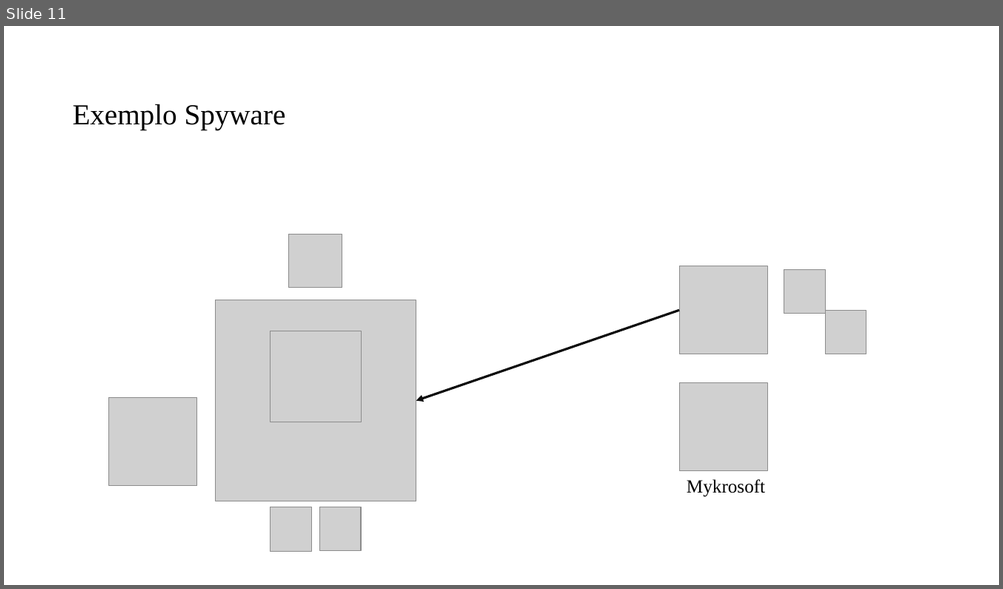
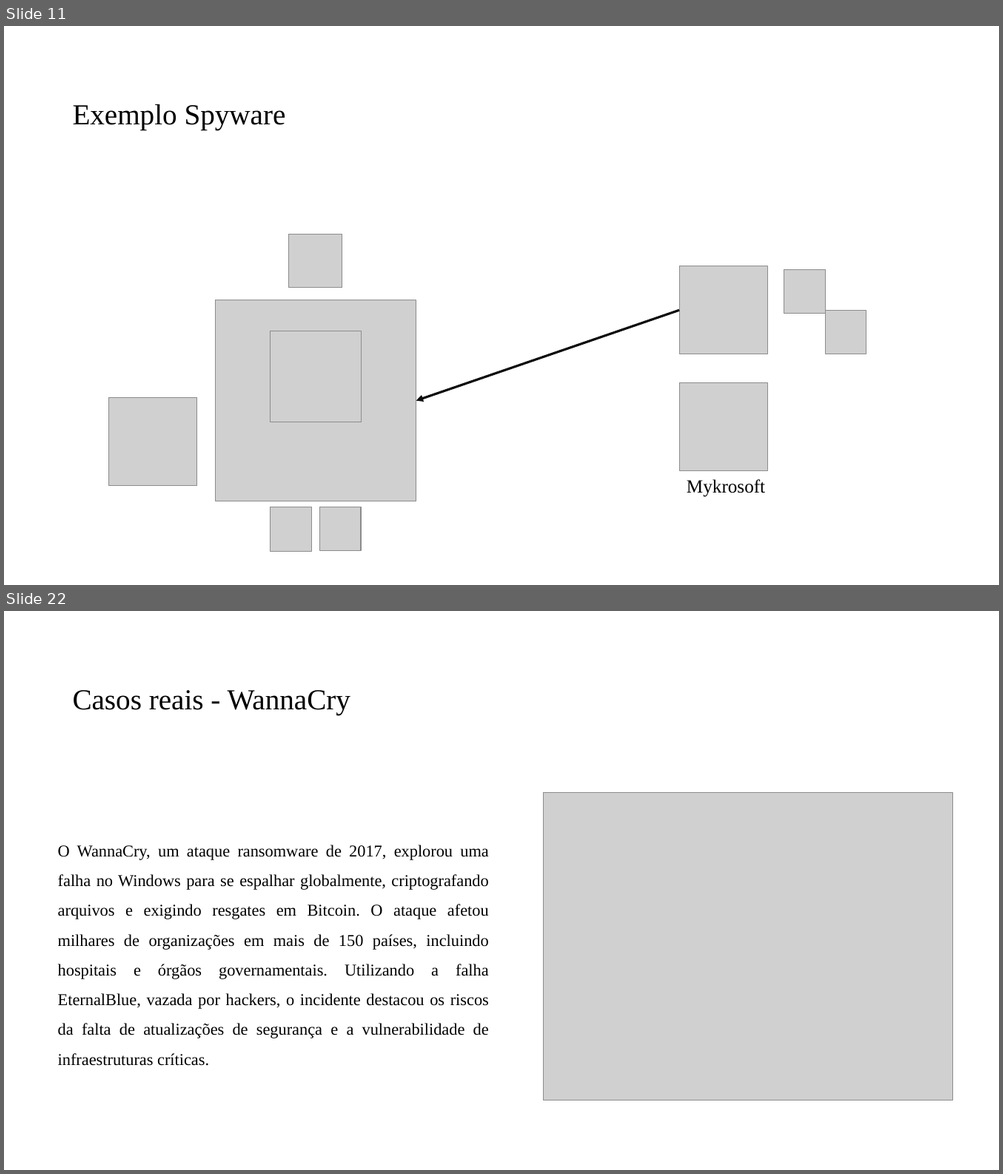
Before and after one commit to PedroMiho/UMC, a slide deck: Segurança da Informação/Aula 02 - Ameaças Ciberneticas/Ameaças Ciberneticas.pptx. Shown one above the other, each under a label of ours: slide 11 before the commit, slides 11 and 22 after it; the slides between them are not shown. The pictures are 1003x589 and 1003x1174 pixels, drawn with LibreOffice and Linux fonts; fonts in the diff are those of the drawing; grey boxes stand for pictures; background and template pictures are left out. Boxes give left, top, right and bottom in pixels: in the first picture for what was removed or moved away, otherwise in the second. Text is boxed around its words. In the diff, an @@ line names an element or a change of style, - is before the commit and + after.

```diff
--- a/Segurança da Informação/Aula 02 - Ameaças Ciberneticas/Ameaças Ciberneticas.pptx
+++ b/Segurança da Informação/Aula 02 - Ameaças Ciberneticas/Ameaças Ciberneticas.pptx
@@ slide 22 added at box(4, 611, 999, 1170), background #FFFFFF @@
@@ title added at box(73, 690, 350, 715), 28 pt, text #000000 @@
+Casos reais - WannaCry
@@ picture added at box(543, 793, 952, 1101) @@
@@ text added at box(58, 845, 489, 1066), 16 pt, text #000000 @@
+O WannaCry, um ataque ransomware de 2017, explorou uma falha no Windows para se espalhar globalmente, criptografando arquivos e exigindo resgates em Bitcoin. O ataque afetou milhares de organizações em mais de 150 países, incluindo hospitais e órgãos governamentais. Utilizando a falha EternalBlue, vazada por hackers, o incidente destacou os riscos da falta de atualizações de segurança e a vulnerabilidade de infraestruturas críticas.
```
Also in this commit, not shown: 6 slides changed, 10 other slides added, 15 other files.
